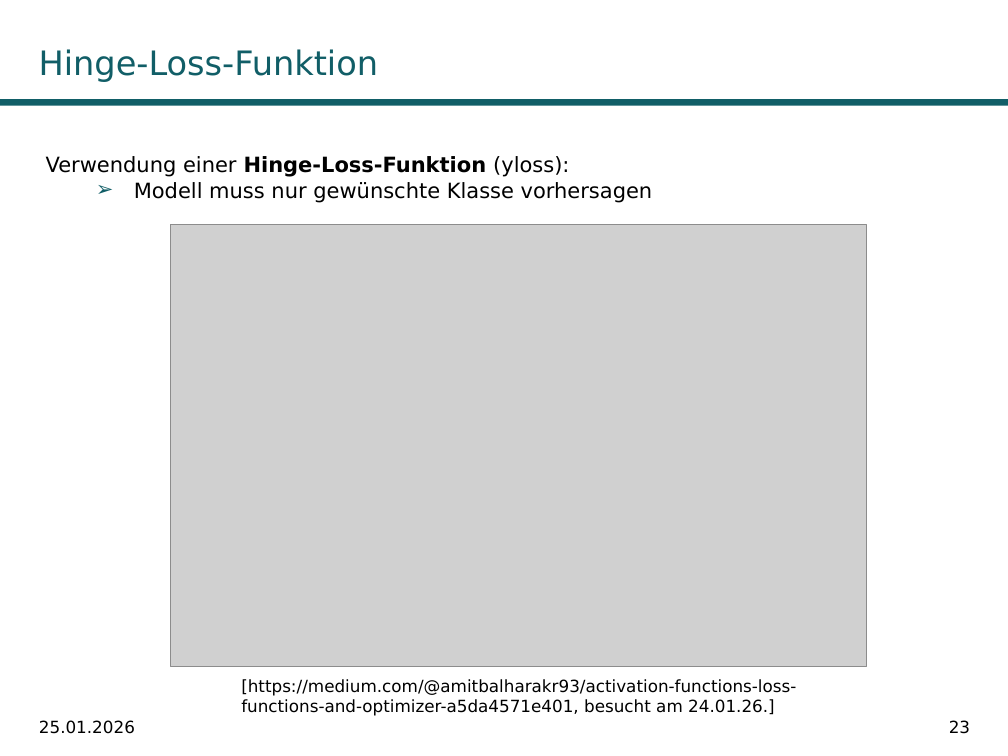
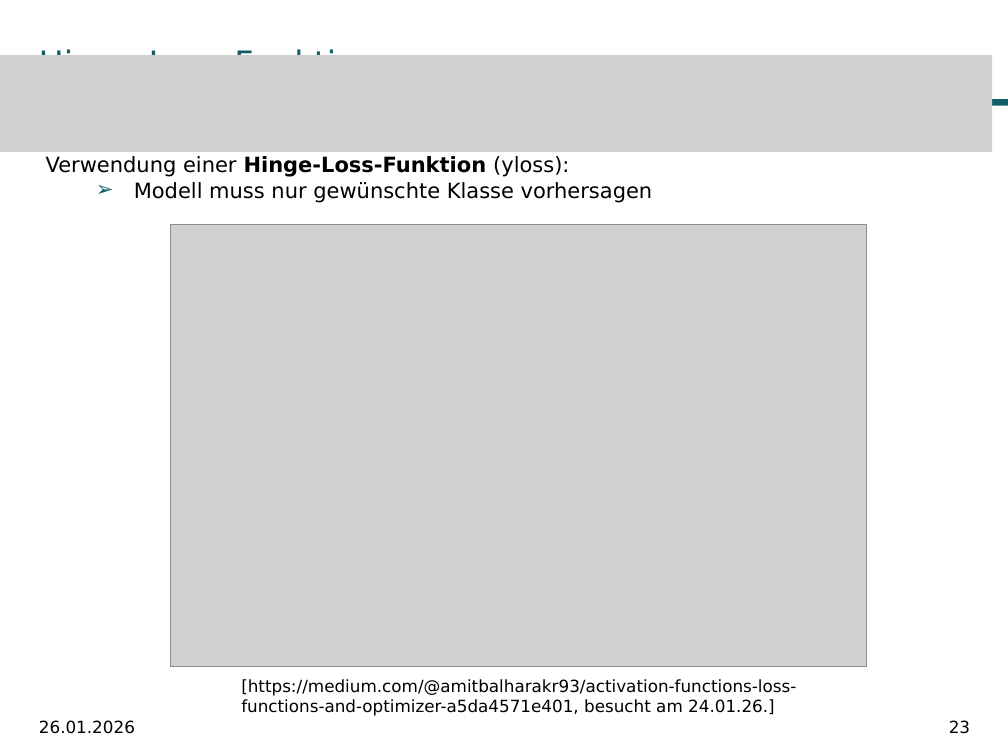
Before and after one commit to fabiw98/Seminar_DICE, a slide deck: slide 23 of Präsentation/PräsentationDiCE.pptx. Drawn at 1008x756 pixels with LibreOffice and Linux fonts; fonts in the diff are those of the drawing; grey boxes stand for pictures; background and template pictures are left out. Boxes give left, top, right and bottom in pixels: in the first picture for what was removed or moved away, otherwise in the second. Text is boxed around its words. In the diff, an @@ line names an element or a change of style, - is before the commit and + after.

```diff
--- a/Präsentation/PräsentationDiCE.pptx
+++ b/Präsentation/PräsentationDiCE.pptx
@@ picture added at (x1=0, y1=55, x2=992, y2=152) @@
@@ text at (x1=39, y1=720, x2=135, y2=734): text changed @@
-25.01.2026
+26.01.2026
```
Also in this commit, not shown: 72 other slides changed, 3 slides added.
